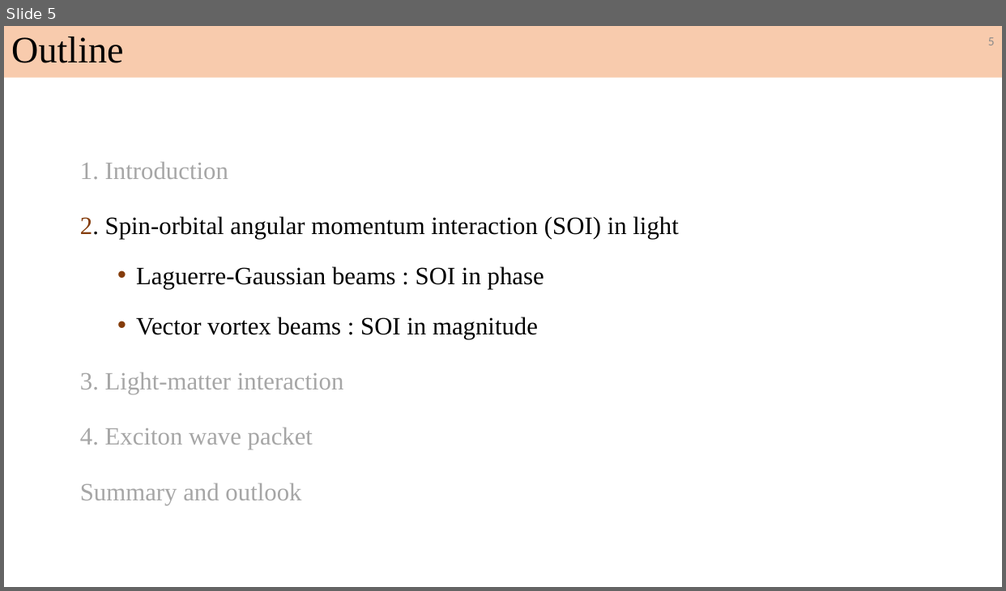
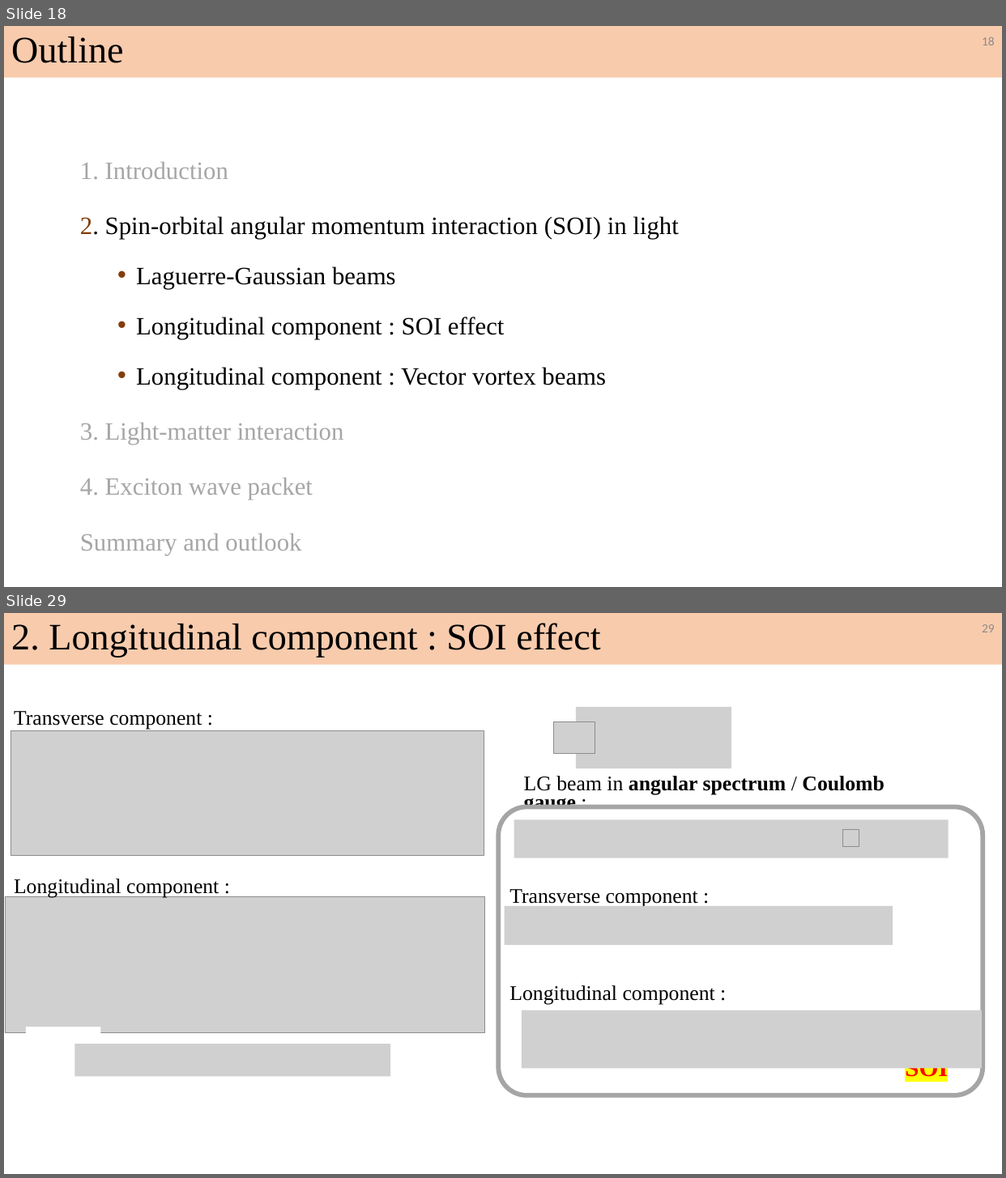
Before and after one commit to Liubroke13/Main_code, a slide deck: Final/碩士總結/RY_Defense_v1.pptx. Shown one above the other, each under a label of ours: slide 5 before the commit, slides 18 and 29 after it; the slides between them are not shown. The pictures are 1006x591 and 1006x1178 pixels, drawn with LibreOffice and Linux fonts; fonts in the diff are those of the drawing; grey boxes stand for pictures; background and template pictures are left out. Boxes give left, top, right and bottom in pixels: in the first picture for what was removed or moved away, otherwise in the second. Text is boxed around its words. In the diff, an @@ line names an element or a change of style, - is before the commit and + after.

```diff
--- a/Final/碩士總結/RY_Defense_v1.pptx
+++ b/Final/碩士總結/RY_Defense_v1.pptx
@@ slide 29 added at <box>4,613,1002,1174</box>, background #FFFFFF @@
@@ rectangle added at <box>4,613,1002,664</box>, fill #F8CBAD, 36 pt, text #000000 @@
+2. Longitudinal component : SOI effect
@@ page number added at <box>982,624,995,632</box>, 12 pt, text #8C8C8C @@
+29
@@ picture added at <box>576,707,731,769</box> @@
@@ picture added at <box>10,731,484,855</box> @@
@@ text added at <box>14,711,202,729</box>, 20 pt, text #000000 @@
+Transverse component :
@@ picture added at <box>553,722,595,754</box> @@
@@ text added at <box>524,776,884,810</box>, 20 pt, text #000000, bold @@
+LG beam in angular spectrum / Coulomb gauge :
@@ rounded rectangle added at <box>498,807,982,1096</box>, fill #FFFFFF, outline #A5A5A5 4.5 pt @@
@@ picture added at <box>513,820,948,858</box> @@
@@ picture added at <box>843,830,859,847</box> @@
@@ text added at <box>14,879,219,897</box>, 20 pt, text #000000 @@
+Longitudinal component :
@@ picture added at <box>6,897,485,1033</box> @@
@@ text added at <box>509,889,698,908</box>, 20 pt, text #000000 @@
+Transverse component :
@@ picture added at <box>504,906,893,945</box> @@
@@ text added at <box>509,986,715,1005</box>, 20 pt, text #000000 @@
+Longitudinal component :
@@ picture added at <box>522,1011,982,1069</box> @@
@@ rectangle added at <box>26,1027,100,1038</box>, fill #FFFFFF @@
@@ picture added at <box>75,1044,391,1077</box> @@
@@ text added at <box>905,1057,948,1081</box>, 24 pt, text #FF0000, bold @@
+SOI
@@ what was slide 5 is now slide 18 @@
@@ slide 18 changed as well @@
@@ page number at <box>982,37,995,45</box>: text changed @@
-5
+18
@@ text at <box>136,267,606,390</box>: text changed @@
-  • Laguerre-Gaussian beams : SOI in phase
-  • Vector vortex beams : SOI in magnitude
+  • Laguerre-Gaussian beams
+  • Longitudinal component : SOI effect
+  • Longitudinal component : Vector vortex beams
```
Also in this commit, not shown: 8 other slides changed, 39 other slides added, 1 slide removed, 34 other files.
